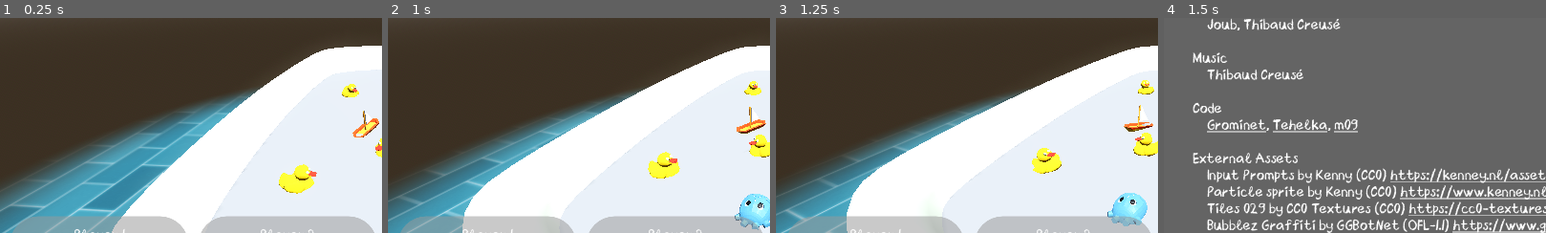
Above: before the commit, frames 1-4 (left to right).
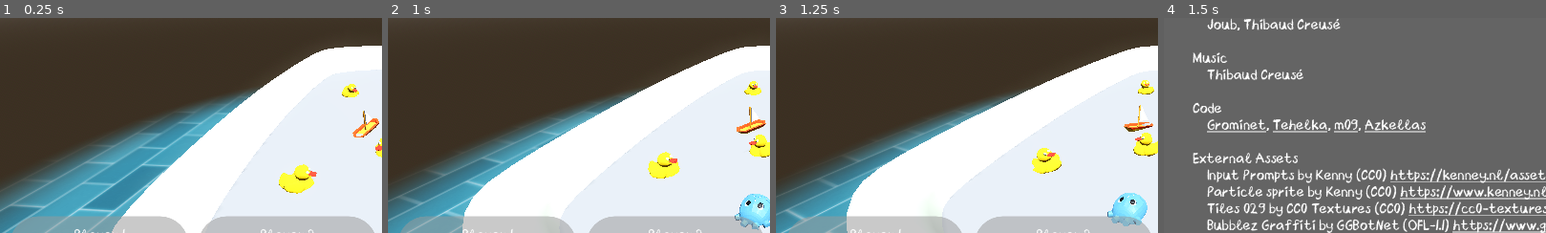
Above: after the commit, the same moments.

Repository: Gr0minet/ggj2025
Game: Godot game, scene res://scenes/game.tscn
Same seed, same stepped clock (60 frames per second), same inputs: the game is played once before the commit and once after it. Sound files missing from this copy of the repository are replaced by a short silence.
Inputs:
- Up to frame 1 (0.25 s): no input
- Up to frame 2 (1 s): hold G (change_match_length_right) from 0.53 s (still down); hold J (join_game) from 0.53 s (still down)
- Up to frame 3 (1.25 s): keep holding G (change_match_length_right); keep holding J (join_game)
- Up to frame 4 (1.5 s): release G (change_match_length_right) at 1.28 s; release J (join_game) at 1.28 s; hold O (change_color_down) from 1.28 s (still down); tap C (show_credits) at 1.35 s
The pictures show only the part of the screen within x 0-50%, y 26-76%; the shares and areas given below are measured in that part.

Frames 1-3 are identical in both runs. In frame 4, 0.5% of the frame differs, in the area x 50-69%, y 47-54%.

Commit message:
Add Azkellas to credits
Signed-off-by: m09 <142691+m09@users.noreply.github.com>

Diff:
--- a/godot/menu/credits.tscn
+++ b/godot/menu/credits.tscn
@@ -51,7 +51,7 @@
     Thibaud Creusé
 
 [b]Code[/b]
-    [url=https://github.com/Gr0minet]Grominet[/url], [url=https://github.com/tehelka-gamedev]Tehelka[/url], [url=https://github.com/m09]m09[/url]
+    [url=https://github.com/Gr0minet]Grominet[/url], [url=https://github.com/tehelka-gamedev]Tehelka[/url], [url=https://github.com/m09]m09[/url], [url=https://github.com/Azkellas]Azkellas[/url]
 
 [b]External Assets[/b]
     Input Prompts by Kenny (CC0) [url]https://kenney.nl/assets/input-prompts[/url]
